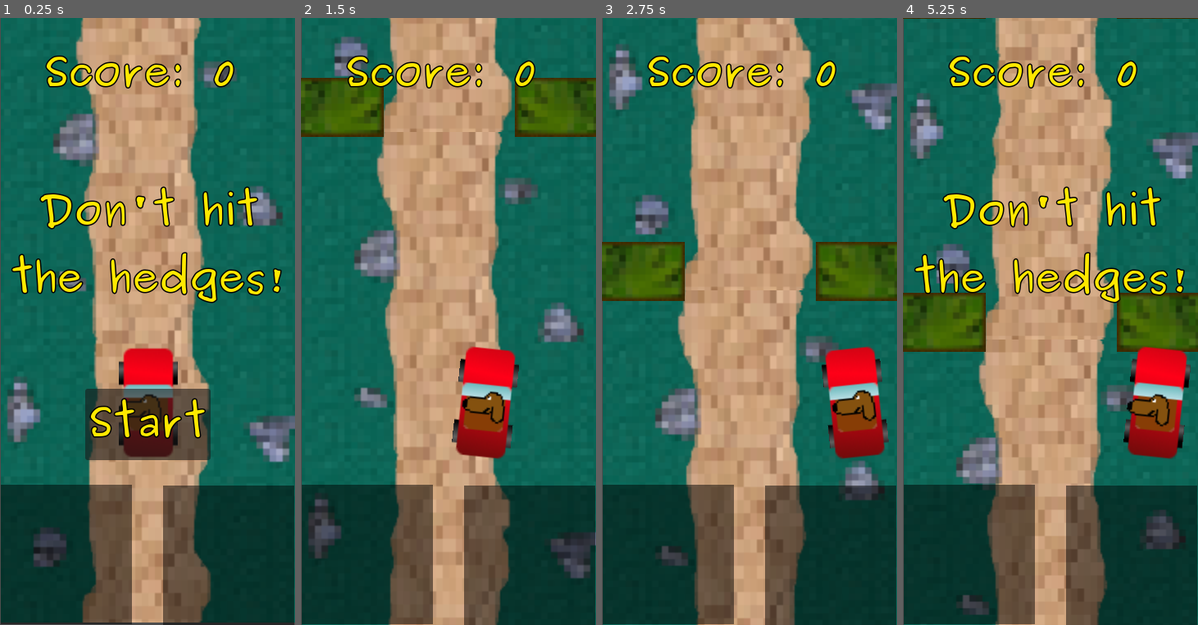
Above: before the commit, frames 1-4 (left to right).
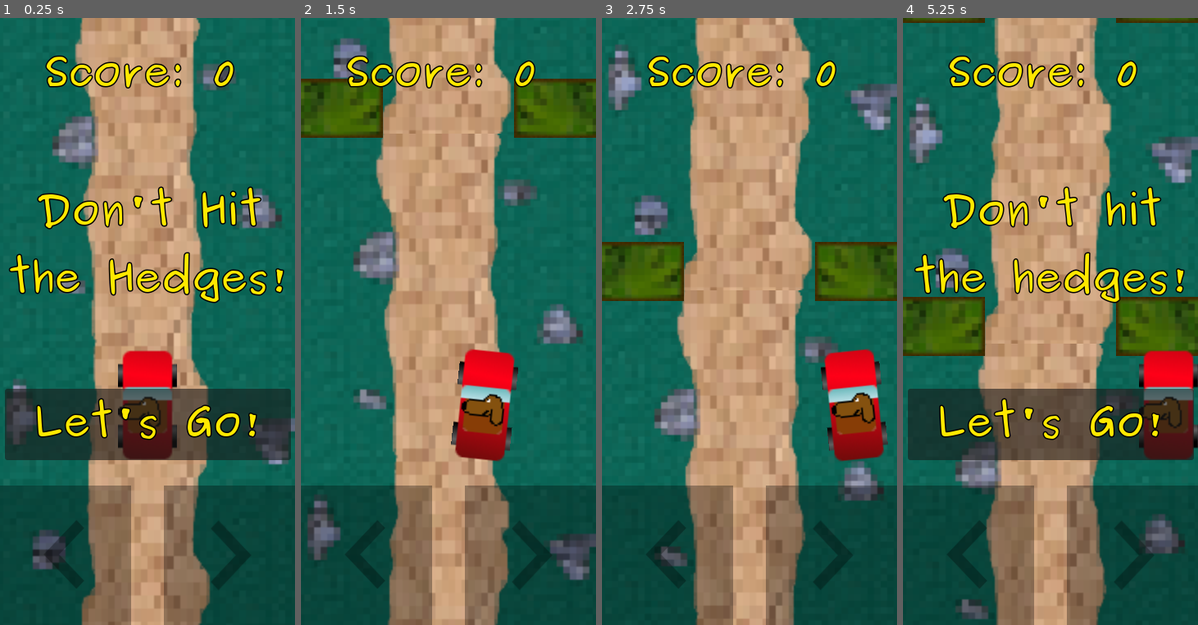
Above: after the commit, the same moments.

Repository: endy128/parkrun
Game: Godot game, scene res://scenes/main.tscn
The game is run twice, just before and just after one commit, with the same random seed, the same clock (stepped at 60 frames per second) and the same inputs.
Inputs:
- Up to frame 1 (0.25 s): no input
- Up to frame 2 (1.5 s): click "Start" (after the commit: "Let's Go!") at 0.5 s; tap Enter at 1.25 s; hold Right (right) from 1.28 s (still down)
- Up to frame 3 (2.75 s): release Right (right) at 2.03 s; hold Left (left) from 2.03 s (still down)
- Up to frame 4 (5.25 s): release Left (left) at 2.78 s; hold Right (right) 2.78-4.28 s; hold Left (left) from 4.28 s (still down)

The runs differ from the first frame. In frame 1, 22% of the frame differs, in the area x 0-100%, y 0-100%; in frame 2, 11%; in frame 3, 9.1%; in frame 4, 25%.

Commit message:
added chevrons, speed resets at new game

Diff:
--- /dev/null
+++ b/assets/chevron-left.svg
@@ -0,0 +1 @@
+<svg xmlns="http://www.w3.org/2000/svg" viewBox="0 0 24 24"><path d="M15.41,16.58L10.83,12L15.41,7.41L14,6L8,12L14,18L15.41,16.58Z" /></svg>
--- /dev/null
+++ b/assets/chevron-right.svg
@@ -0,0 +1 @@
+<svg xmlns="http://www.w3.org/2000/svg" viewBox="0 0 24 24"><path d="M8.59,16.58L13.17,12L8.59,7.41L10,6L16,12L10,18L8.59,16.58Z" /></svg>
--- a/project.godot
+++ b/project.godot
@@ -22,6 +22,9 @@
 
 window/size/viewport_width=360
 window/size/viewport_height=740
+window/size/resizable=false
+window/handheld/orientation=1
+window/stretch/mode="viewport"
 
 [gui]
 
@@ -43,3 +46,7 @@
 [physics]
 
 common/enable_pause_aware_picking=true
+
+[rendering]
+
+textures/vram_compression/import_etc2_astc=true
--- a/scenes/HUD.gd
+++ b/scenes/HUD.gd
@@ -34,3 +34,8 @@
 func _on_start_button_pressed():
 	$StartButton.hide()
 	start_game.emit()
+
+func _input(event):
+	if event is InputEventKey:
+		if event.pressed and $StartButton.is_visible_in_tree():
+			_on_start_button_pressed()
--- a/scenes/dog.tscn
+++ b/scenes/dog.tscn
@@ -1,6 +1,21 @@
 [gd_scene load_steps=7 format=3 uid="uid://bh6c6qionff4s"]
 
 [ext_resource type="Texture2D" uid="uid://b0frbm5o18axr" path="res://assets/dog.png" id="1"]
+
+[sub_resource type="Animation" id="Animation_5d6fl"]
+length = 0.001
+tracks/0/type = "value"
+tracks/0/imported = false
+tracks/0/enabled = true
+tracks/0/path = NodePath("Sprite2D:frame")
+tracks/0/interp = 1
+tracks/0/loop_wrap = true
+tracks/0/keys = {
+"times": PackedFloat32Array(0),
+"transitions": PackedFloat32Array(1),
+"update": 1,
+"values": [0]
+}
 
 [sub_resource type="Animation" id="Animation_ltwux"]
 resource_name = "head_nod"
@@ -16,21 +31,6 @@
 "transitions": PackedFloat32Array(1, 1),
 "update": 1,
 "values": [0, 1]
-}
-
-[sub_resource type="Animation" id="Animation_5d6fl"]
-length = 0.001
-tracks/0/type = "value"
-tracks/0/imported = false
-tracks/0/enabled = true
-tracks/0/path = NodePath("Sprite2D:frame")
-tracks/0/interp = 1
-tracks/0/loop_wrap = true
-tracks/0/keys = {
-"times": PackedFloat32Array(0),
-"transitions": PackedFloat32Array(1),
-"update": 1,
-"values": [0]
 }
 
 [sub_resource type="AnimationLibrary" id="AnimationLibrary_xxtfi"]
--- a/scenes/hedge.tscn
+++ b/scenes/hedge.tscn
@@ -4,19 +4,19 @@
 [ext_resource type="Texture2D" uid="uid://vvxdreibt5hs" path="res://assets/hedge.png" id="2"]
 
 [sub_resource type="RectangleShape2D" id="RectangleShape2D_3pbaq"]
-size = Vector2(180, 36)
+size = Vector2(178.5, 32)
 
 [sub_resource type="RectangleShape2D" id="RectangleShape2D_fg6jg"]
-size = Vector2(180, 36)
+size = Vector2(178, 33)
 
 [sub_resource type="RectangleShape2D" id="5"]
 size = Vector2(76, 4)
 
 [sub_resource type="RectangleShape2D" id="RectangleShape2D_p0eu1"]
-size = Vector2(176.5, 32)
+size = Vector2(175, 27.5)
 
 [sub_resource type="RectangleShape2D" id="RectangleShape2D_yldq5"]
-size = Vector2(176, 32)
+size = Vector2(174, 29)
 
 [node name="hedge" type="CharacterBody2D"]
 scale = Vector2(2, 2)
@@ -34,11 +34,11 @@
 [node name="Area2D" type="Area2D" parent="."]
 
 [node name="CollisionShape2D" type="CollisionShape2D" parent="Area2D"]
-position = Vector2(-130, 0)
+position = Vector2(-130.75, 0)
 shape = SubResource("RectangleShape2D_3pbaq")
 
 [node name="CollisionShape2D2" type="CollisionShape2D" parent="Area2D"]
-position = Vector2(130, 0)
+position = Vector2(131, 0)
 shape = SubResource("RectangleShape2D_fg6jg")
 
 [node name="point" type="Area2D" parent="."]
@@ -49,9 +49,9 @@
 shape = SubResource("5")
 
 [node name="left2" type="CollisionShape2D" parent="."]
-position = Vector2(-130.25, 0)
+position = Vector2(-131, -0.25)
 shape = SubResource("RectangleShape2D_p0eu1")
 
 [node name="right2" type="CollisionShape2D" parent="."]
-position = Vector2(130, 0)
+position = Vector2(131, -0.5)
 shape = SubResource("RectangleShape2D_yldq5")
--- a/scenes/main.gd
+++ b/scenes/main.gd
@@ -26,6 +26,7 @@
 
 func new_game():
 	Game_Vars.score = 0
+	Game_Vars.scroll_speed = 150
 	$HUD.show_message("")
 	update_score(Game_Vars.score)
 	$dog.start($dog_start_pos.position)
--- a/scenes/main.tscn
+++ b/scenes/main.tscn
@@ -7,9 +7,11 @@
 [ext_resource type="Script" path="res://scenes/dog.gd" id="4"]
 [ext_resource type="Script" path="res://scenes/HUD.gd" id="7_uwhdw"]
 [ext_resource type="Theme" uid="uid://d7ql06mdxoqr" path="res://scenes/text_theme.tres" id="8_veox6"]
+[ext_resource type="Texture2D" uid="uid://cel7ooekjjtnu" path="res://assets/chevron-left.svg" id="8_xfxlk"]
+[ext_resource type="Texture2D" uid="uid://dwd6ulgr8blle" path="res://assets/chevron-right.svg" id="9_4mvag"]
 
 [sub_resource type="Gradient" id="Gradient_talwd"]
-colors = PackedColorArray(0, 0, 0, 0.498039, 0, 0, 0, 0.498039)
+colors = PackedColorArray(0, 0, 0, 0.313726, 0, 0, 0, 0.313726)
 
 [sub_resource type="GradientTexture2D" id="GradientTexture2D_1cc1e"]
 gradient = SubResource("Gradient_talwd")
@@ -22,7 +24,7 @@
 size = Vector2(160, 170)
 
 [sub_resource type="Gradient" id="Gradient_85ig8"]
-colors = PackedColorArray(0, 0, 0, 0.498039, 0, 0, 0, 0.498039)
+colors = PackedColorArray(0, 0, 0, 0.313726, 0, 0, 0, 0.313726)
 
 [sub_resource type="GradientTexture2D" id="GradientTexture2D_r8tnl"]
 gradient = SubResource("Gradient_85ig8")
@@ -40,8 +42,6 @@
 [node name="background" type="Sprite2D" parent="."]
 position = Vector2(-1, 3)
 scale = Vector2(2, 2)
-
-[node name="Camera2D" type="Camera2D" parent="background"]
 
 [node name="floors" type="Node" parent="."]
 
@@ -97,23 +97,35 @@
 theme_override_colors/font_color = Color(1, 0.913725, 0, 1)
 theme_override_colors/font_outline_color = Color(0, 0, 0, 1)
 theme_override_constants/outline_size = 6
-text = "Don't hit the hedges!"
+text = "Don't Hit the Hedges!"
 horizontal_alignment = 1
 autowrap_mode = 2
 
 [node name="MessageTimer" type="Timer" parent="HUD"]
-wait_time = 2.0
 one_shot = true
 
 [node name="touch_left" type="TouchScreenButton" parent="HUD"]
-position = Vector2(1, 569)
+position = Vector2(0, 570)
 texture_normal = SubResource("GradientTexture2D_1cc1e")
 shape = SubResource("RectangleShape2D_j0657")
 
+[node name="Sprite2D" type="Sprite2D" parent="HUD/touch_left"]
+modulate = Color(1, 1, 1, 0.313726)
+scale = Vector2(0.952381, 1)
+texture = ExtResource("8_xfxlk")
+centered = false
+
 [node name="touch_right" type="TouchScreenButton" parent="HUD"]
-position = Vector2(199, 570)
+position = Vector2(200, 570)
 texture_normal = SubResource("GradientTexture2D_r8tnl")
 shape = SubResource("RectangleShape2D_pxasx")
+
+[node name="Sprite2D" type="Sprite2D" parent="HUD/touch_right"]
+modulate = Color(1, 1, 1, 0.313726)
+position = Vector2(1.90735e-06, 0)
+scale = Vector2(0.952381, 1.0119)
+texture = ExtResource("9_4mvag")
+centered = false
 
 [node name="StartButton" type="Button" parent="HUD"]
 anchors_preset = 7
@@ -129,10 +141,11 @@
 grow_vertical = 0
 theme = ExtResource("8_veox6")
 theme_override_colors/font_color = Color(1, 0.913725, 0, 1)
-theme_override_colors/font_disabled_color = Color(0, 0.133333, 1, 1)
+theme_override_colors/font_hover_color = Color(1, 0.913725, 0, 1)
 theme_override_colors/font_outline_color = Color(0, 0, 0, 1)
 theme_override_constants/outline_size = 6
-text = "Start"
+text = " Let's Go! "
+icon_alignment = 1
 
 [node name="dog_start_pos" type="Marker2D" parent="."]
 position = Vector2(0, 100)
@@ -143,5 +156,7 @@
 [node name="hedge2_start_pos" type="Marker2D" parent="."]
 position = Vector2(0, -812)
 
+[node name="Camera2D" type="Camera2D" parent="."]
+
 [connection signal="start_game" from="HUD" to="." method="new_game"]
 [connection signal="pressed" from="HUD/StartButton" to="HUD" method="_on_start_button_pressed"]
Not shown, added: assets/chevron-left.svg.import
Not shown, added: assets/chevron-right.svg.import
Not shown, changed: export_presets.cfg
Not shown: 1 places in scenes/main.tscn that only renumber resources
Not shown, added: Park_Run.zip
Not shown, added: export/parkrun.apk
Not shown, added: export/parkrun.apk.idsig
